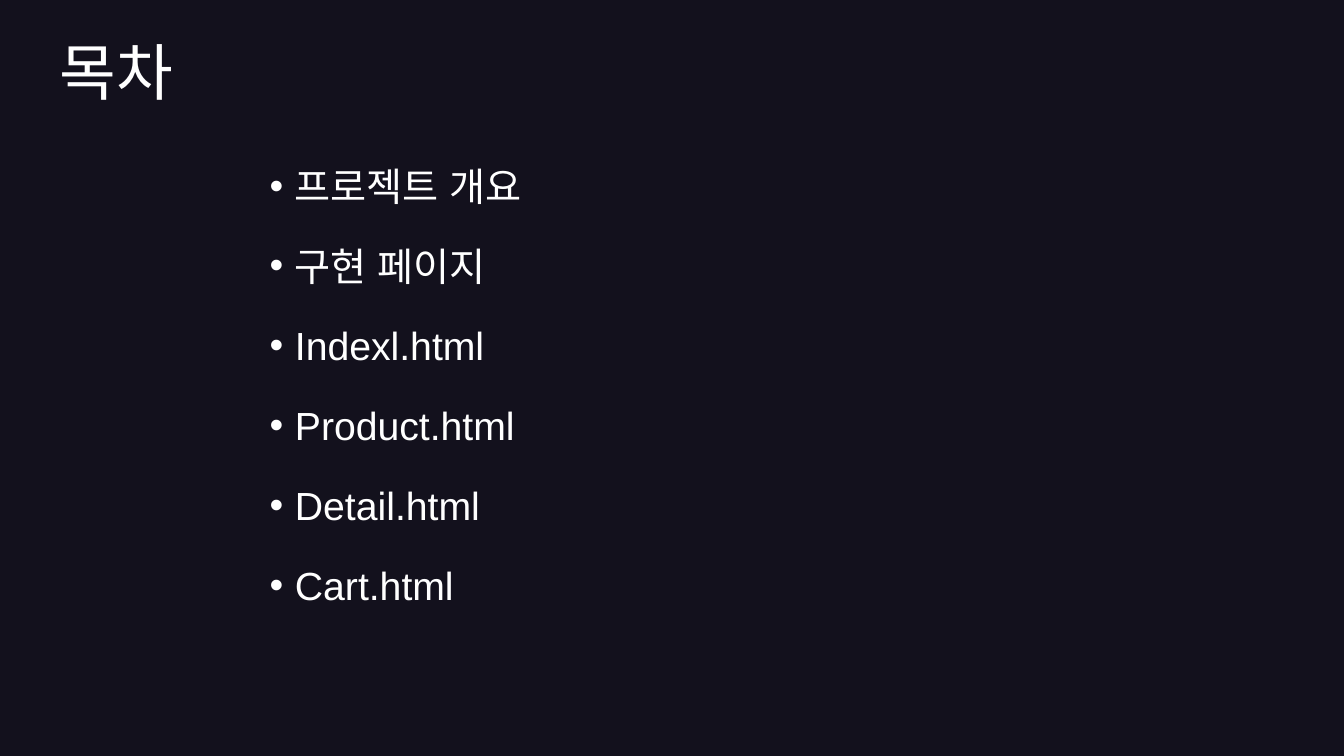
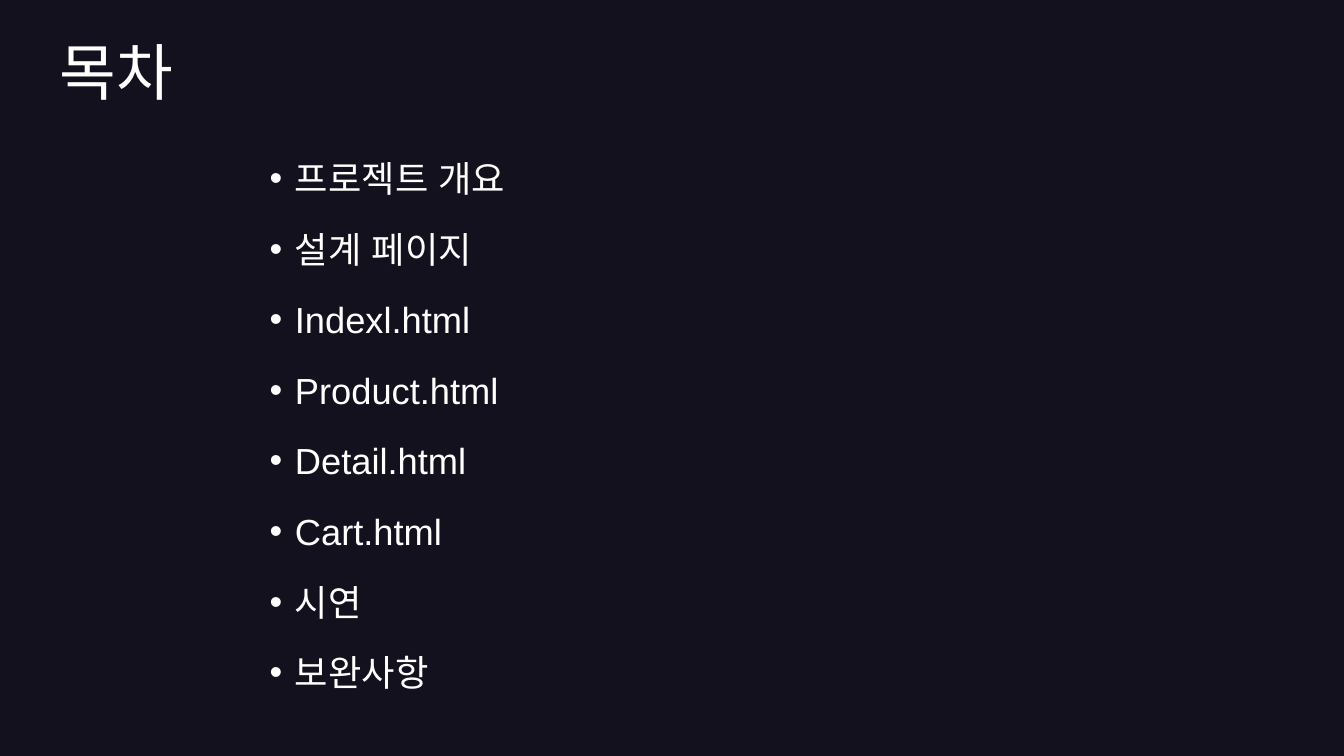
Before and after one commit to hyunkyumlee/FrontProject, a slide deck: slide 2 of 발표 자료/푸마_발표ppt.pptx. Drawn at 1344x756 pixels with LibreOffice and Linux fonts; fonts in the diff are those of the drawing. Boxes give left, top, right and bottom in pixels: in the first picture for what was removed or moved away, otherwise in the second. Text is boxed around its words. In the diff, an @@ line names an element or a change of style, - is before the commit and + after.

```diff
--- a/발표 자료/푸마_발표ppt.pptx
+++ b/발표 자료/푸마_발표ppt.pptx
@@ text at (x1=295, y1=162, x2=506, y2=546): size 28 to 25.9 pt in "프로젝트 개요", "Indexl.html", "Product.html", "Detail.html" and 1 more places; line spacing 1.4 to 1.3 @@
@@ text at (x1=295, y1=233, x2=472, y2=266): text changed; size 28 to 25.9 pt @@
-• 구현 페이지
+• 설계 페이지
@@ text at (x1=295, y1=586, x2=428, y2=689): paragraphs added @@
+• 시연
+• 보완사항
```
Also in this commit, not shown: 1 other file.
